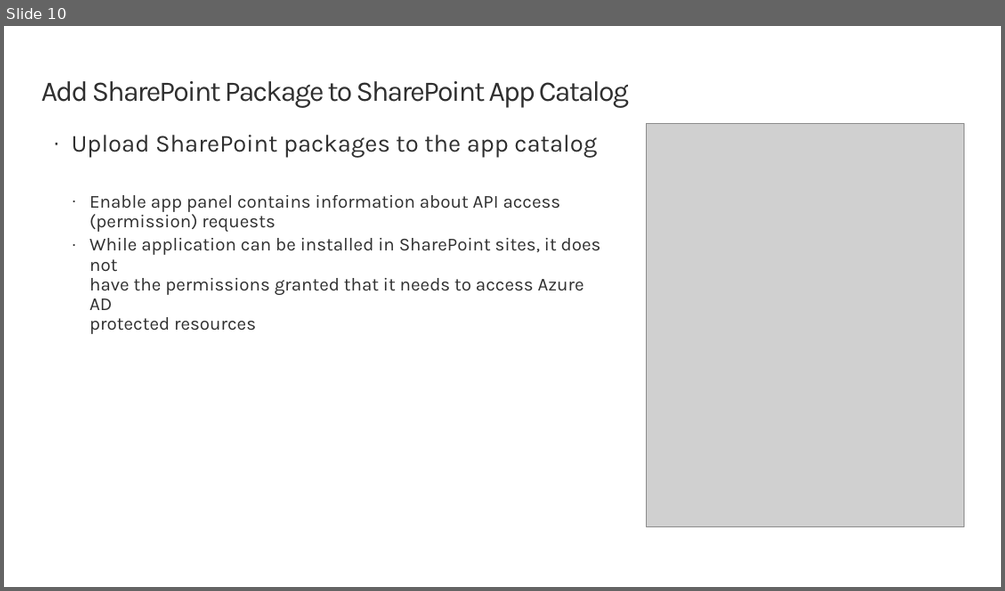
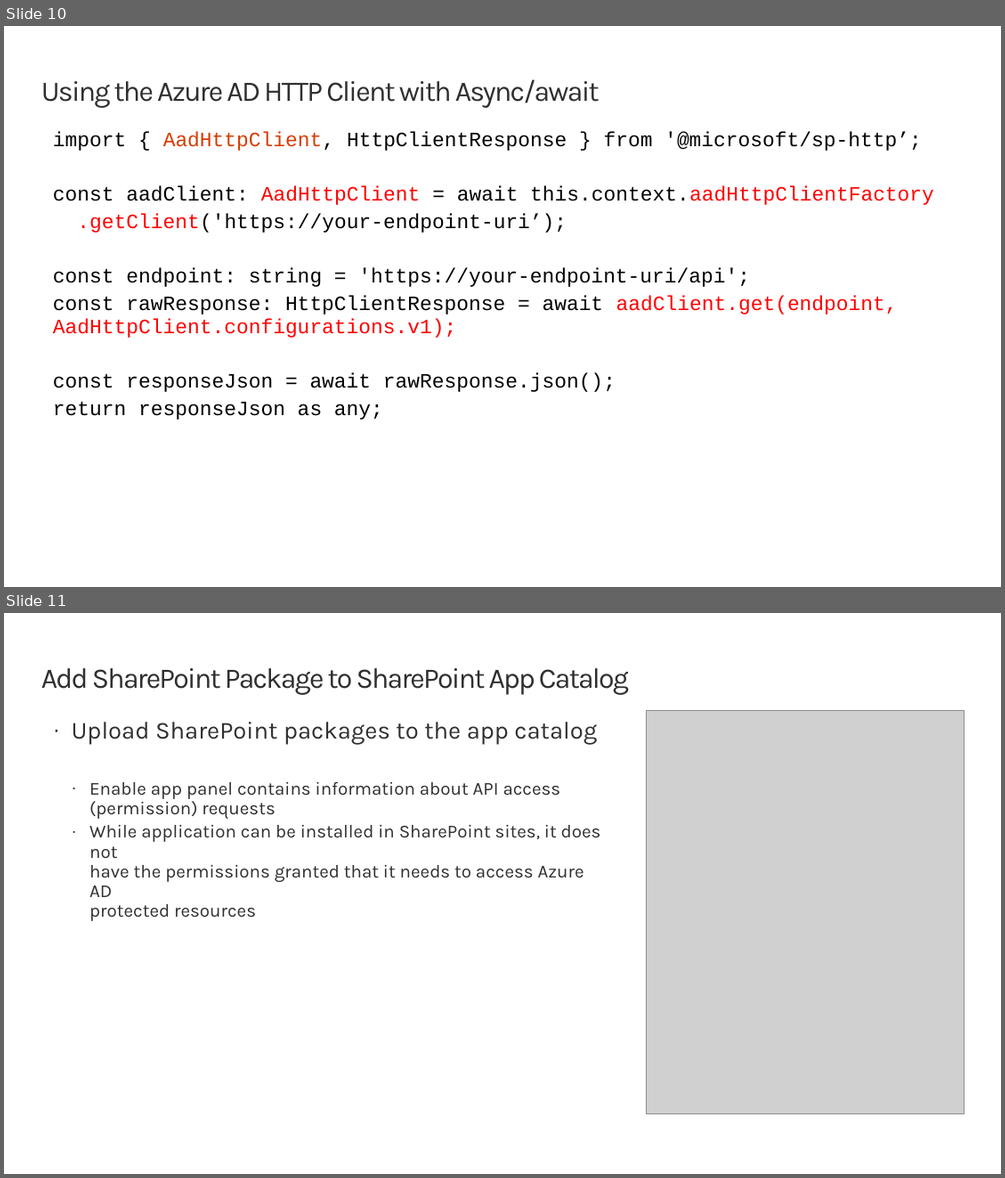
Before and after one commit to SharePoint/sp-dev-training-spfx-graph-3rdpartyapis, a slide deck: 02 aadhttpclient.pptx. Shown one above the other, each under a label of ours: slide 10 before the commit, slides 10 and 11 after it. The pictures are 1005x591 and 1005x1178 pixels, drawn with LibreOffice and Linux fonts; fonts in the diff are those of the drawing; grey boxes stand for pictures; background and template pictures are left out. Boxes give left, top, right and bottom in pixels: in the first picture for what was removed or moved away, otherwise in the second. Text is boxed around its words. In the diff, an @@ line names an element or a change of style, - is before the commit and + after.

```diff
--- a/02 aadhttpclient.pptx
+++ b/02 aadhttpclient.pptx
@@ slide 10 added at <box>4,26,1001,587</box>, background #FFFFFF @@
@@ title added at <box>41,79,599,108</box>, 28 pt, text #2F2F2F @@
+Using the Azure AD HTTP Client with Async/await
@@ text added at <box>53,131,934,419</box>, 20 pt, text #000000 @@
+import { AadHttpClient, HttpClientResponse } from '@microsoft/sp-http’;
+const aadClient: AadHttpClient = await this.context.aadHttpClientFactory
+.getClient('https://your-endpoint-uri’);
+const endpoint: string = 'https://your-endpoint-uri/api';
+const rawResponse: HttpClientResponse = await aadClient.get(endpoint, AadHttpClient.configurations.v1);
+const responseJson = await rawResponse.json();
+return responseJson as any;
@@ what was slide 10 is now slide 11 @@
```
Also in this commit, not shown: 2 slides changed, 51 other files.
